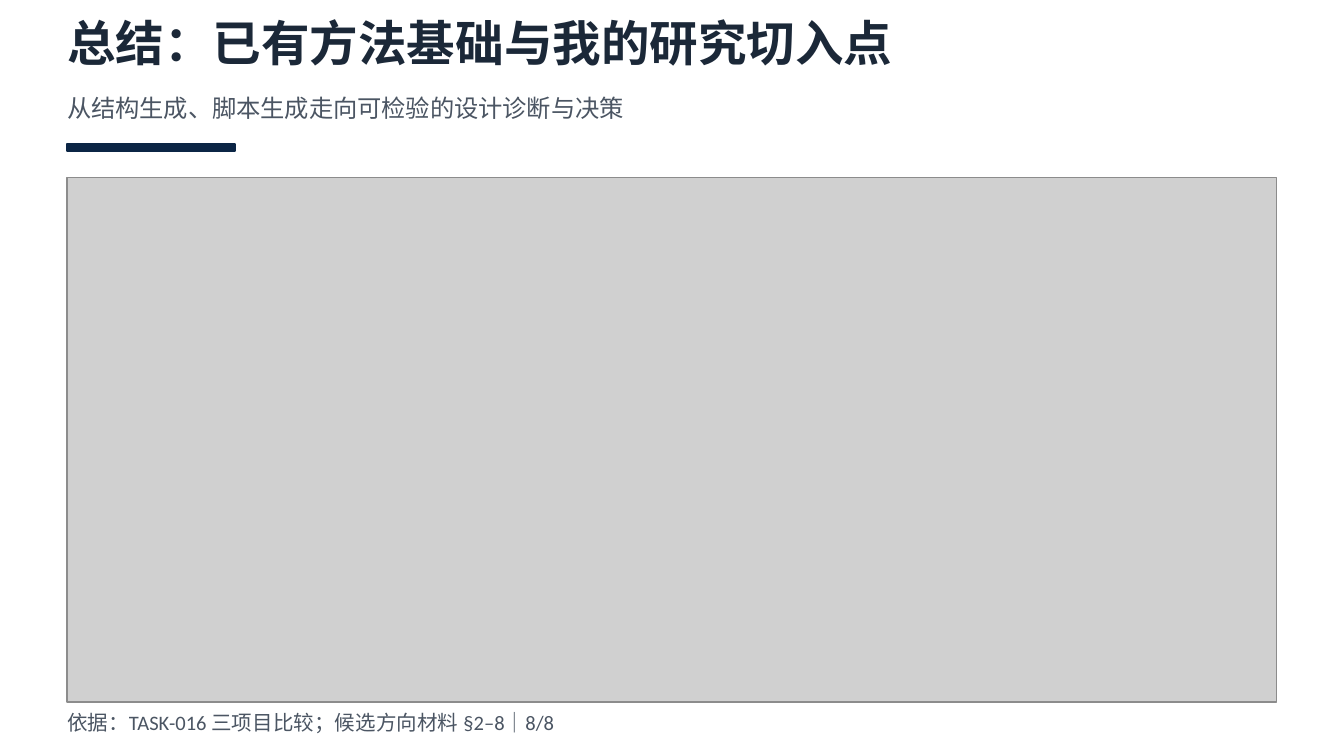
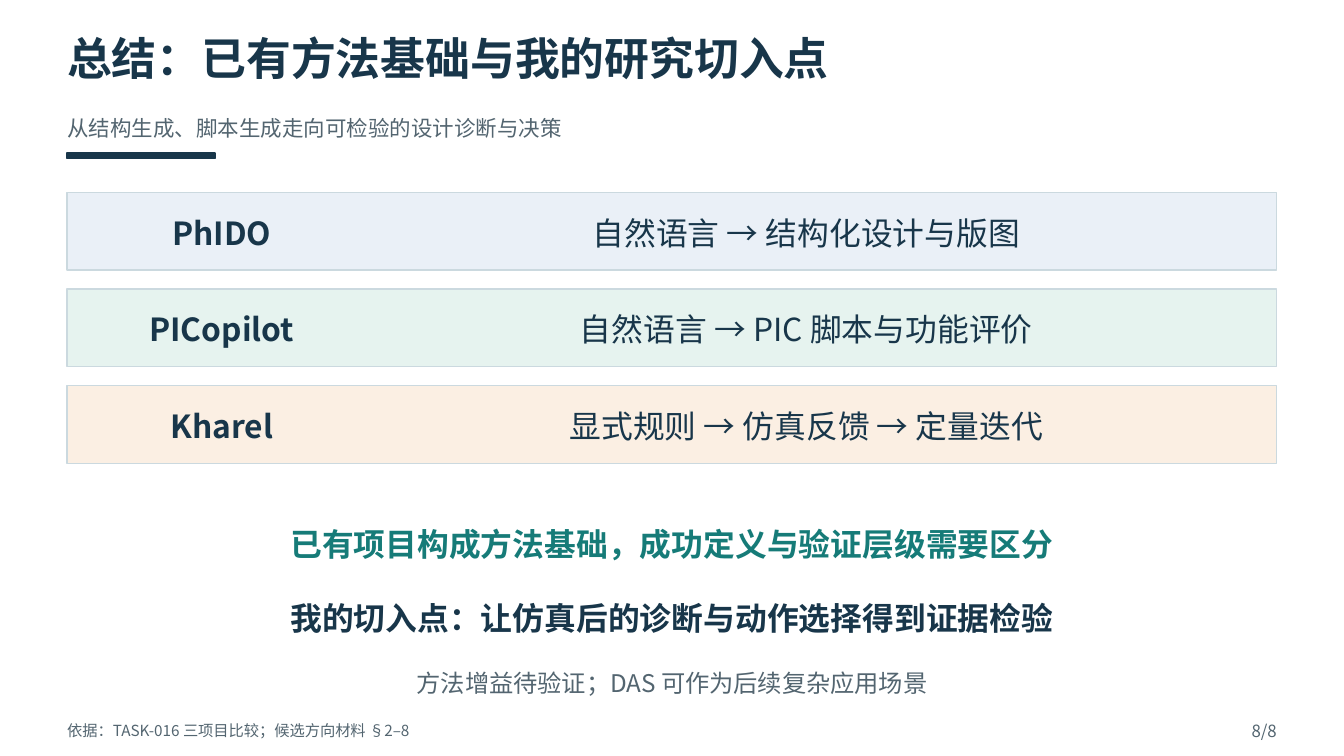
Before and after one commit to LlewynDavis/PIC_Harness_Research, a slide deck: slide 8 of presentations/task-018-class-harness/Harness_课堂汇报_项目重点版.pptx. Drawn at 1344x756 pixels with LibreOffice and Linux fonts; fonts in the diff are those of the drawing; grey boxes stand for pictures. Boxes give left, top, right and bottom in pixels: in the first picture for what was removed or moved away, otherwise in the second. Text is boxed around its words. In the diff, an @@ line names an element or a change of style, - is before the commit and + after.

Commit message:
task-018: rebuild slides with native editable PowerPoint objects

```diff
--- a/presentations/task-018-class-harness/Harness_课堂汇报_项目重点版.pptx
+++ b/presentations/task-018-class-harness/Harness_课堂汇报_项目重点版.pptx
@@ text "总结：已有方法基础与我的研究切入点": place and size @@
-text "总结：已有方法基础与我的研究切入点" at box(67, 19, 892, 66)
+text "总结：已有方法基础与我的研究切入点" at box(67, 36, 829, 79)
@@ text "总结：已有方法基础与我的研究切入点" at box(67, 36, 829, 79): size 26 to 24 pt, font Roboto to Noto Sans CJK SC, text colour #1B2838 to #18364A; vertical alignment top to middle @@
@@ text "从结构生成、脚本生成走向可检验的设计诊断与决策": place and size @@
-text "从结构生成、脚本生成走向可检验的设计诊断与决策" at box(67, 96, 624, 119)
+text "从结构生成、脚本生成走向可检验的设计诊断与决策" at box(67, 118, 562, 138)
@@ text "从结构生成、脚本生成走向可检验的设计诊断与决策" at box(67, 118, 562, 138): size 13 to 11.5 pt, font Calibri to Noto Sans CJK SC, text colour #4B5563 to #536570; vertical alignment top to middle @@
@@ rectangle: place and size @@
-rectangle at box(67, 144, 235, 151)
+rectangle at box(67, 153, 215, 159)
@@ rectangle at box(67, 153, 215, 159): fill #0B2545 to #18364A; outline #0B2545 1 pt to #18364A 1 pt @@
@@ picture removed at box(67, 177, 1277, 702) @@
@@ rectangle added at box(67, 192, 1277, 270), fill #EAF0F7, outline #CBD9DF 0.7 pt @@
@@ text added at box(172, 219, 271, 246), 17 pt, text #18364A, bold @@
+PhIDO
@@ text added at box(592, 218, 1020, 248), 17 pt, text #18364A @@
+自然语言 → 结构化设计与版图
@@ rectangle added at box(67, 289, 1277, 367), fill #E6F3EF, outline #CBD9DF 0.7 pt @@
@@ text added at box(149, 315, 294, 348), 17 pt, text #18364A, bold @@
+PICopilot
@@ text added at box(580, 314, 1032, 344), 17 pt, text #18364A @@
+自然语言 → PIC 脚本与功能评价
@@ rectangle added at box(67, 386, 1277, 464), fill #FBEFE3, outline #CBD9DF 0.7 pt @@
@@ text added at box(170, 412, 273, 439), 17 pt, text #18364A, bold @@
+Kharel
@@ text added at box(569, 411, 1043, 441), 17 pt, text #18364A @@
+显式规则 → 仿真反馈 → 定量迭代
@@ text added at box(290, 528, 1053, 561), 17 pt, text #167B78, bold @@
+已有项目构成方法基础，成功定义与验证层级需要区分
@@ text added at box(290, 603, 1053, 633), 17 pt, text #18364A, bold @@
+我的切入点：让仿真后的诊断与动作选择得到证据检验
@@ text added at box(417, 671, 927, 696), 13 pt, text #536570 @@
+方法增益待验证；DAS 可作为后续复杂应用场景
@@ text at box(67, 723, 409, 738): text changed; size 11 to 8.2 pt; font Calibri to Noto Sans CJK SC; text colour #4B5563 to #536570 @@
-依据：TASK-016 三项目比较；候选方向材料 §2–8｜8/8
+依据：TASK-016 三项目比较；候选方向材料 §2–8
@@ text added at box(1252, 723, 1277, 740), 9 pt, text #536570 @@
+8/8
```
Also in this commit, not shown: 7 other slides changed, 30 other files.
